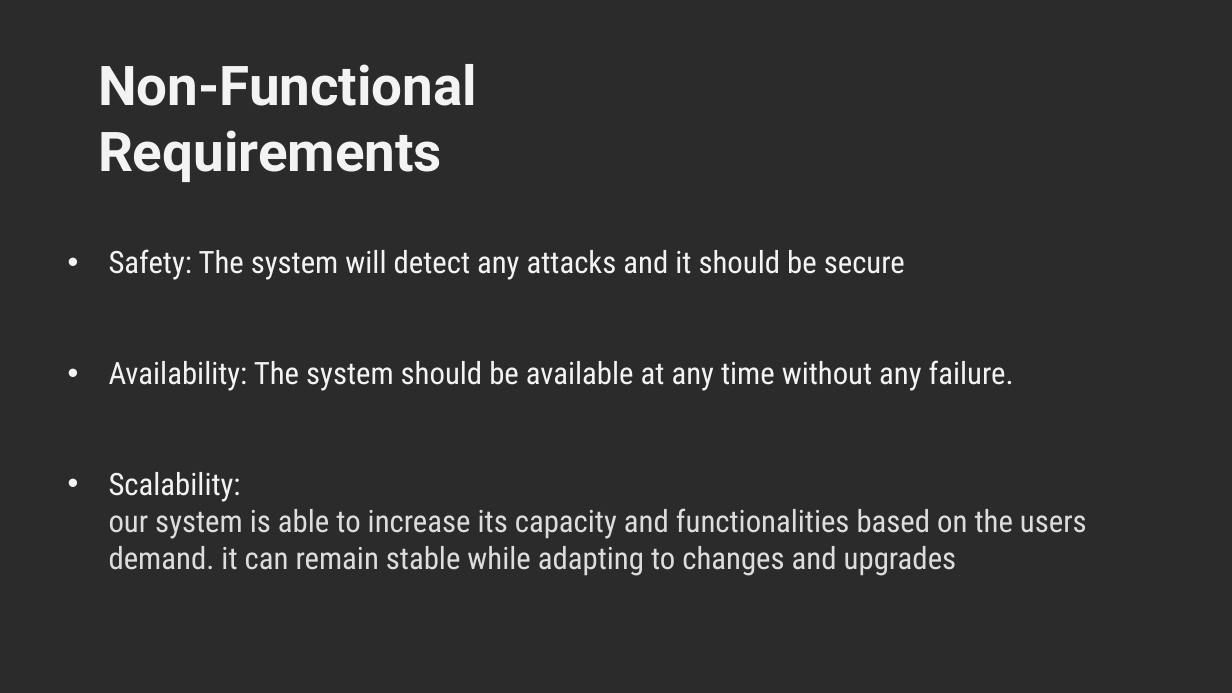
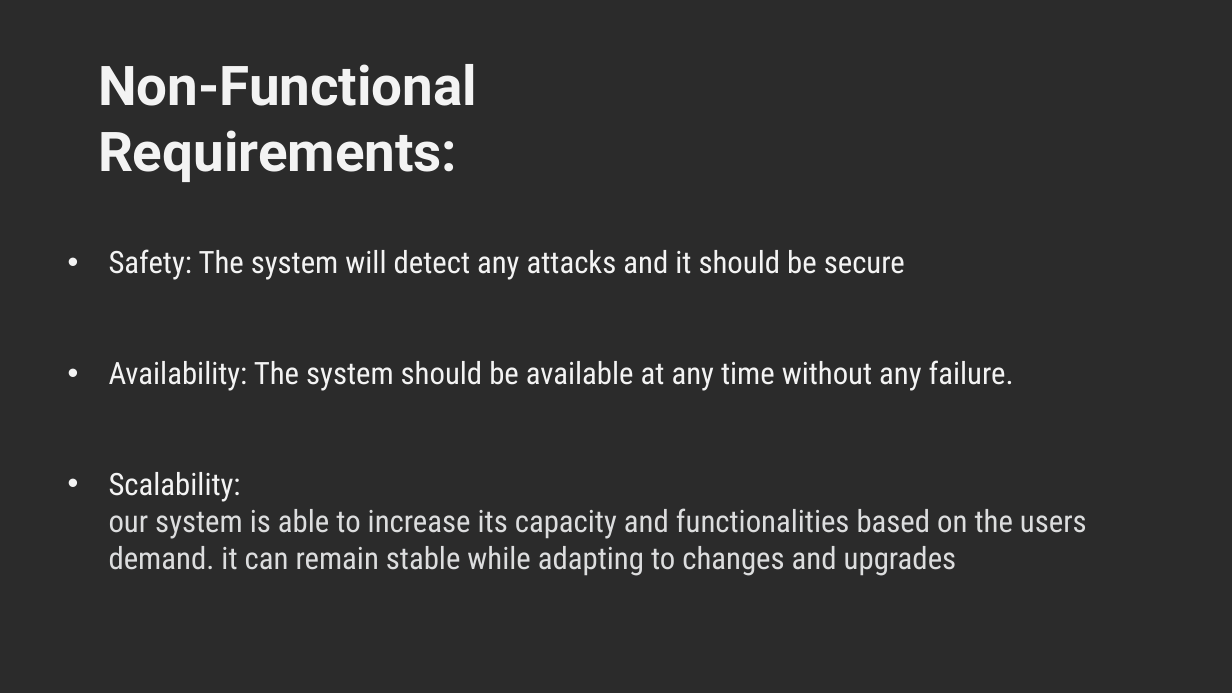
Before and after one commit to YoussifAssem/Genatac, a slide deck: slide 10 of E-Genetics/presentations/new presentation.pptx. Drawn at 1232x693 pixels with LibreOffice and Linux fonts; fonts in the diff are those of the drawing; background and template pictures are left out; a plain dark background stands for a picture behind light text. Boxes give left, top, right and bottom in pixels: in the first picture for what was removed or moved away, otherwise in the second. Text is boxed around its words. In the diff, an @@ line names an element or a change of style, - is before the commit and + after.

```diff
--- a/E-Genetics/presentations/new presentation.pptx
+++ b/E-Genetics/presentations/new presentation.pptx
@@ text at [98,64,477,182]: text changed @@
-Non-Functional Requirements
+Non-Functional Requirements:
```
Also in this commit, not shown: 2 other slides changed, 2 slides added, 2 slides removed.
